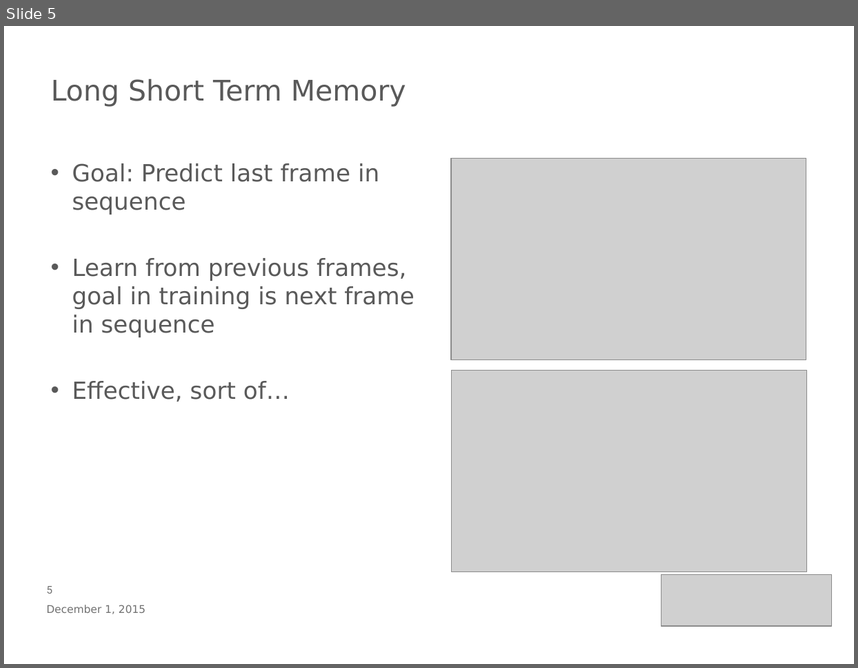
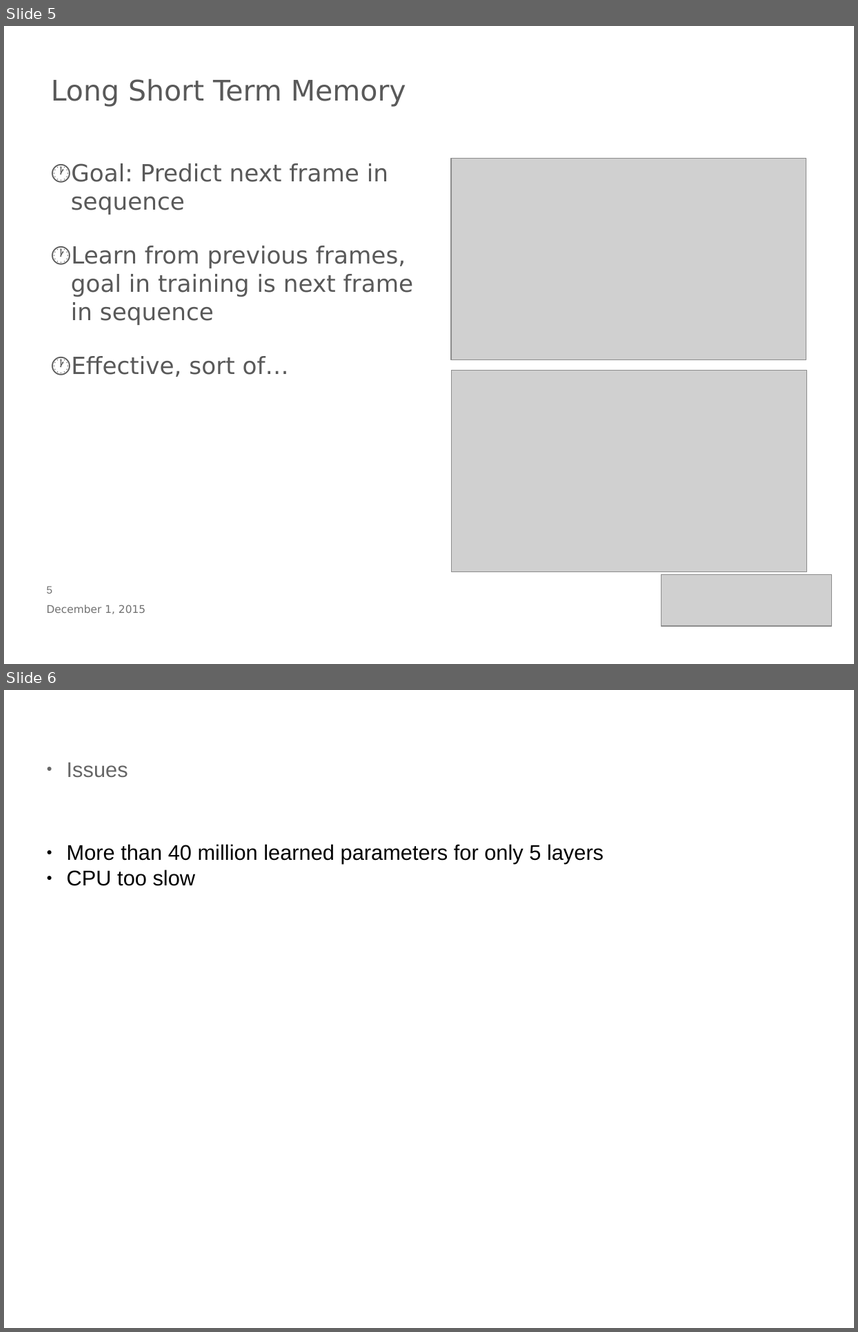
Before and after one commit to benmccamish/CS534, a slide deck: torch_test/CS534FinalSlides.pptx. Shown one above the other, each under a label of ours: slide 5 before the commit, slides 5 and 6 after it. The pictures are 858x668 and 858x1332 pixels, drawn with LibreOffice and Linux fonts; fonts in the diff are those of the drawing; grey boxes stand for pictures; background and template pictures are left out. Boxes give left, top, right and bottom in pixels: in the first picture for what was removed or moved away, otherwise in the second. Text is boxed around its words. In the diff, an @@ line names an element or a change of style, - is before the commit and + after.

```diff
--- a/torch_test/CS534FinalSlides.pptx
+++ b/torch_test/CS534FinalSlides.pptx
@@ slide 6 added at (4,690,854,1328), background #FFFFFF @@
@@ text added at (67,762,128,778), 18 pt, text #666666 @@
+● Issues
@@ text added at (67,844,604,886), 18 pt, text #000000 @@
+● More than 40 million learned parameters for only 5 layers
+● CPU too slow
@@ slide 5 changed as well @@
@@ text at (71,163,388,214): text changed @@
-• Goal: Predict last frame in sequence
+🕐 Goal: Predict next frame in sequence
@@ text at (71,245,414,377): bullet • to 🕐; less space between paragraphs @@
@@ page number at (47,586,53,593): font Roboto to Arial @@
```
Also in this commit, not shown: 3 other slides changed, 2 other slides added, 2 slides removed.
